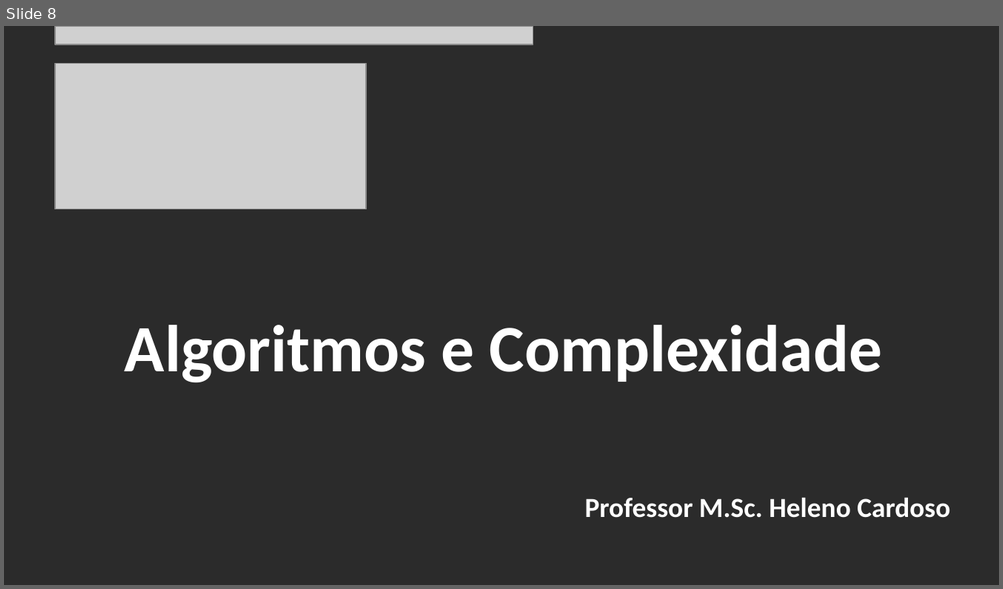
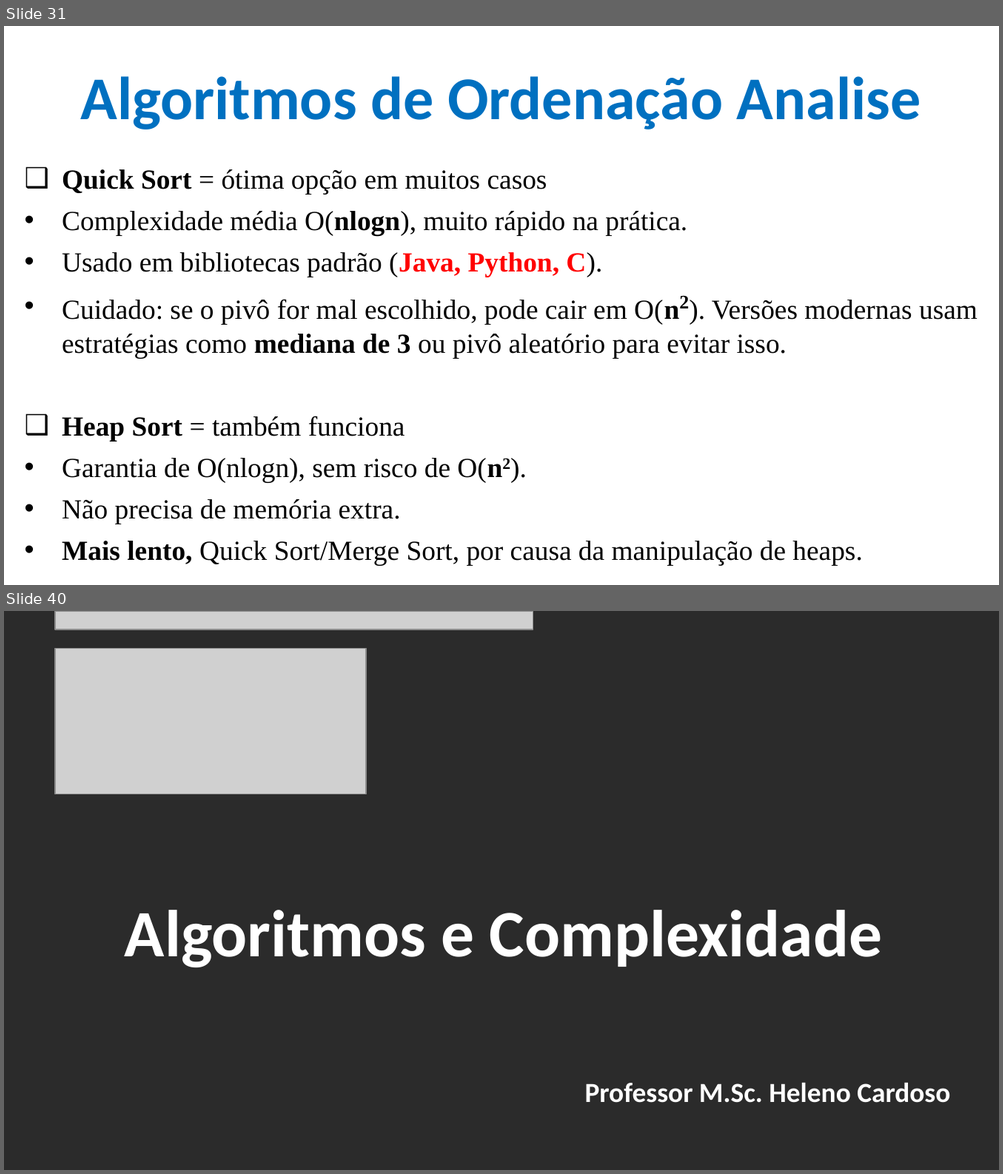
Before and after one commit to CloudEducationBrazil/WydenAlgoritmosEComplexidade, a slide deck: 01 Classes/Aula 04 - Algoritmos e Complexidade - Algoritmos de Ordenação.pptx. Shown one above the other, each under a label of ours: slide 8 before the commit, slides 31 and 40 after it; the slides between them are not shown. The pictures are 1003x589 and 1003x1174 pixels, drawn with LibreOffice and Linux fonts; fonts in the diff are those of the drawing; grey boxes stand for pictures; background and template pictures are left out; a plain dark background stands for a picture behind light text. Boxes give left, top, right and bottom in pixels: in the first picture for what was removed or moved away, otherwise in the second. Text is boxed around its words. In the diff, an @@ line names an element or a change of style, - is before the commit and + after.

Commit message:
Alg e Compl - Alg de Ordenação 01Set2025 ...

```diff
--- a/01 Classes/Aula 04 - Algoritmos e Complexidade - Algoritmos de Ordenação.pptx
+++ b/01 Classes/Aula 04 - Algoritmos e Complexidade - Algoritmos de Ordenação.pptx
@@ slide 31 added at (x1=4, y1=26, x2=999, y2=585), background picture (left out) @@
@@ title added at (x1=80, y1=76, x2=920, y2=130), 44 pt, text #0070C0, bold @@
+Algoritmos de Ordenação Analise
@@ text added at (x1=62, y1=170, x2=977, y2=565), 20 pt, text #000000 @@
+❑ Quick Sort = ótima opção em muitos casos
+• Complexidade média O(nlogn), muito rápido na prática.
+• Usado em bibliotecas padrão (Java, Python, C).
+• Cuidado: se o pivô for mal escolhido, pode cair em O(n2). Versões modernas usam estratégias como mediana de 3 ou pivô aleatório para evitar isso.
+❑ Heap Sort = também funciona
+• Garantia de O(nlogn), sem risco de O(n2).
+• Não precisa de memória extra.
+• Mais lento, Quick Sort/Merge Sort, por causa da manipulação de heaps.
@@ what was slide 8 is now slide 40 @@
```
Also in this commit, not shown: 6 slides changed, 31 other slides added, 12 other files.
